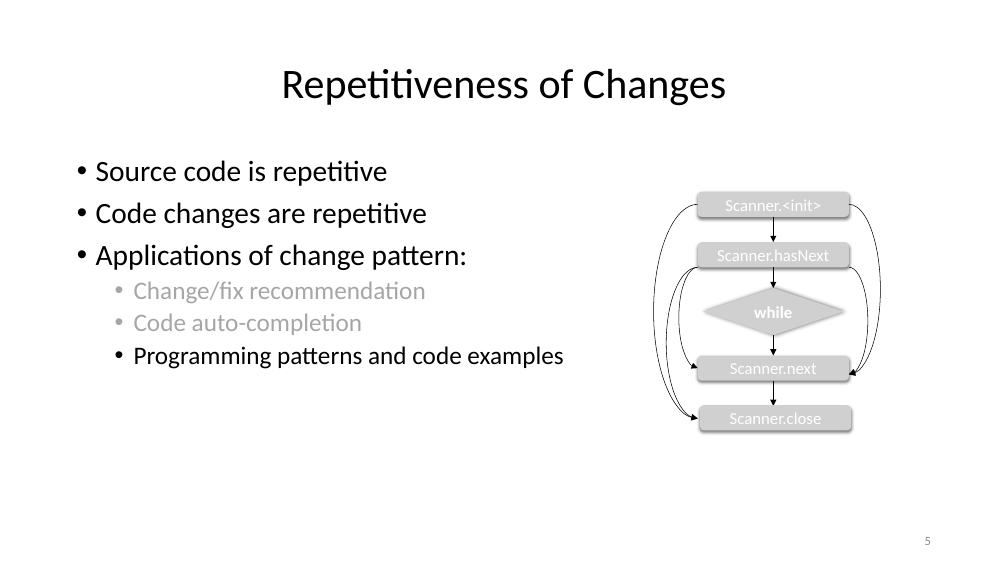
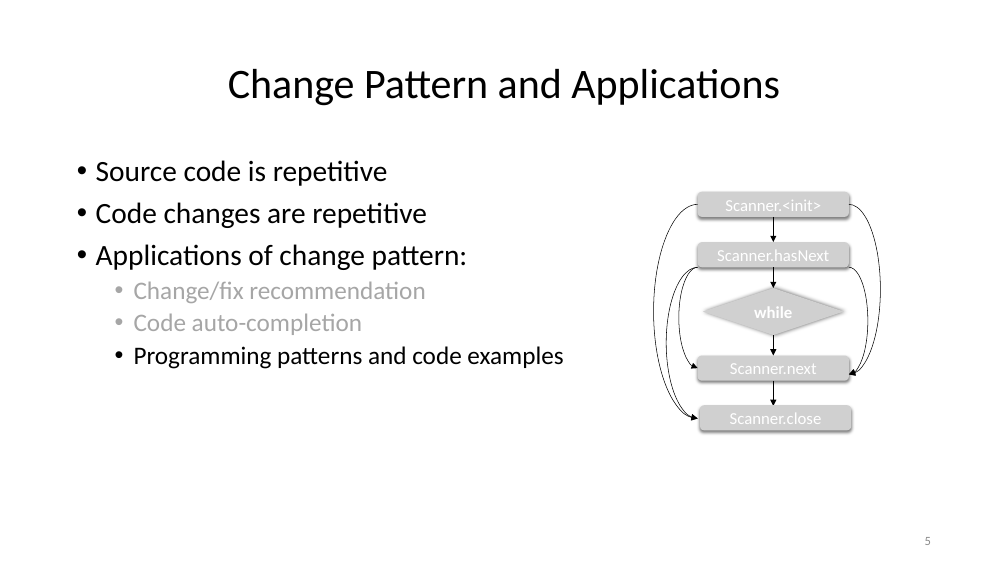
Before and after one commit to nguyenhoan/CPatMiner, a slide deck: slide 5 of CPatMiner_2.pptx. Drawn at 1008x567 pixels with LibreOffice and Linux fonts; fonts in the diff are those of the drawing; grey boxes stand for pictures. Boxes give left, top, right and bottom in pixels: in the first picture for what was removed or moved away, otherwise in the second. Text is boxed around its words. In the diff, an @@ line names an element or a change of style, - is before the commit and + after.

```diff
--- a/CPatMiner_2.pptx
+++ b/CPatMiner_2.pptx
@@ title at bbox=[228, 69, 780, 106]: text changed @@
-Repetitiveness of Changes
+Change Pattern and Applications
```
Also in this commit, not shown: 9 other slides changed, 3 slides removed.
